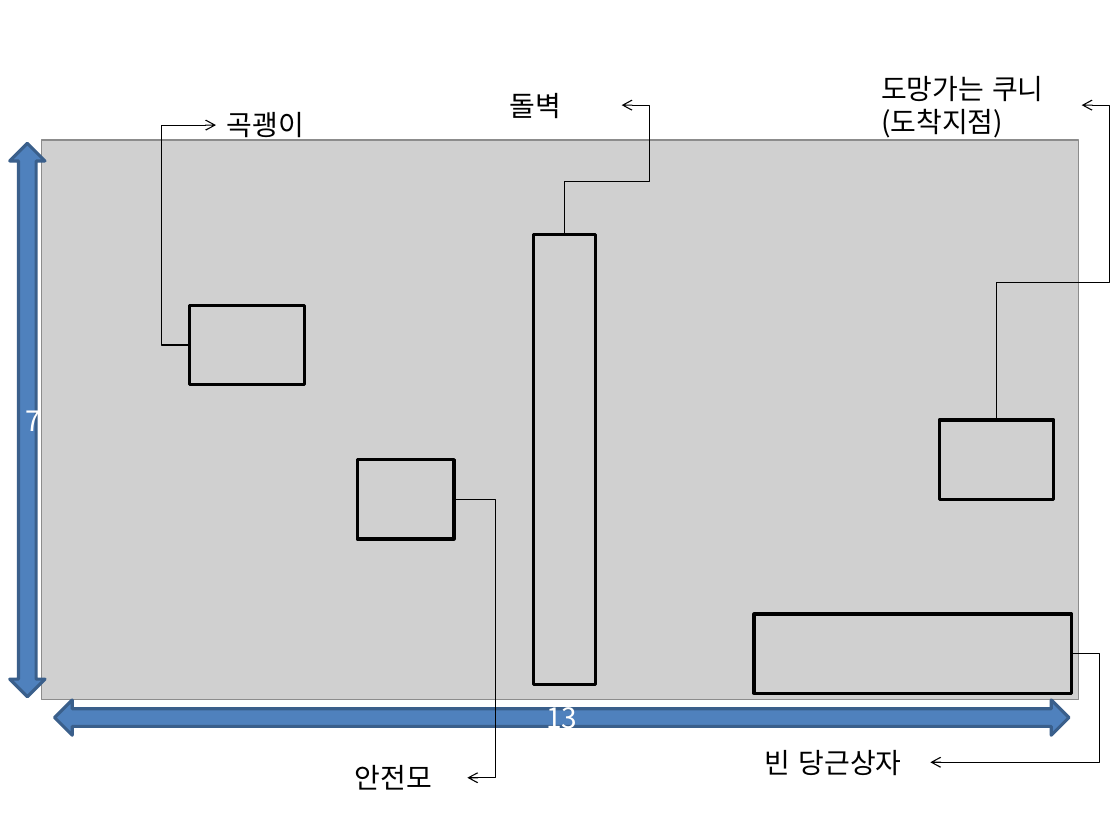
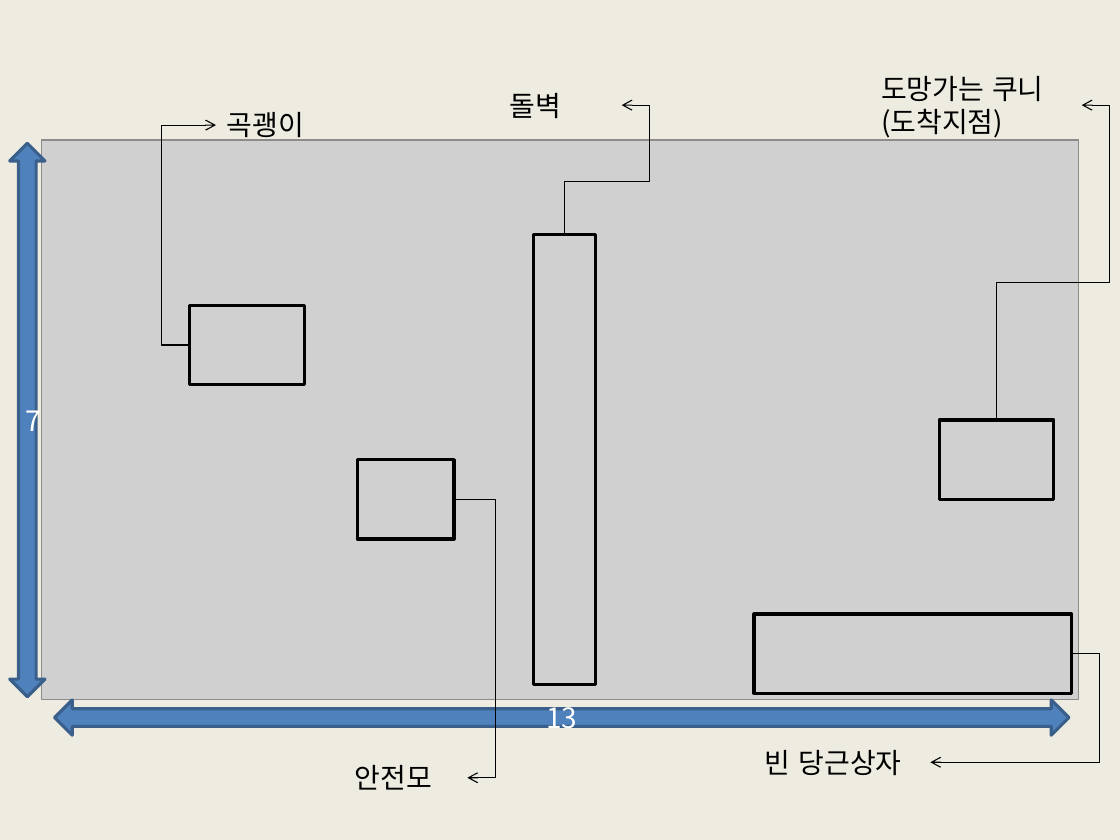
Before and after one commit to JinsooLee-Testing/aww, a slide deck: slide 9 of 기획문서/그림용ppt2.pptx. Drawn at 1120x840 pixels with LibreOffice and Linux fonts; fonts in the diff are those of the drawing; grey boxes stand for pictures. Boxes give left, top, right and bottom in pixels: in the first picture for what was removed or moved away, otherwise in the second. Text is boxed around its words. In the diff, an @@ line names an element or a change of style, - is before the commit and + after.

```diff
--- a/기획문서/그림용ppt2.pptx
+++ b/기획문서/그림용ppt2.pptx
@@ background #FFFFFF to #EEECE1 @@
```
Also in this commit, not shown: 8 other slides changed, 1 slide added, 22 other files.
